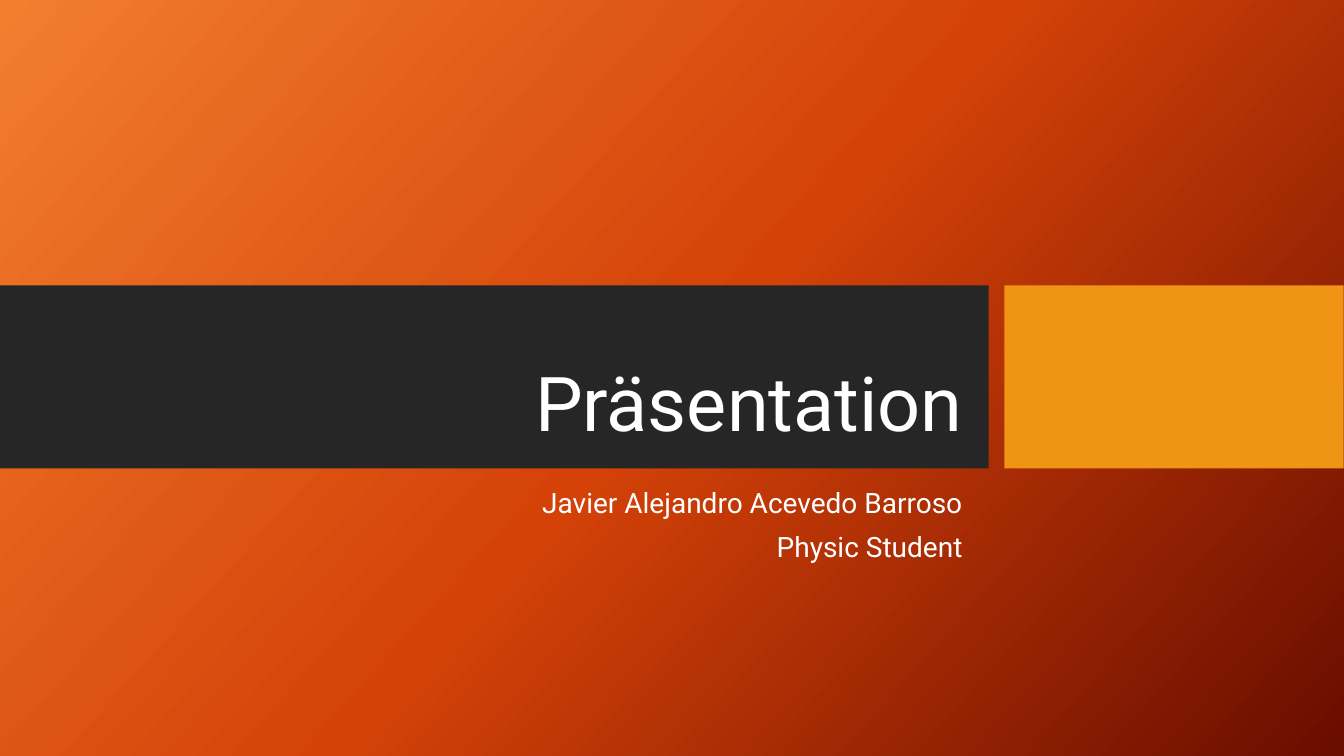
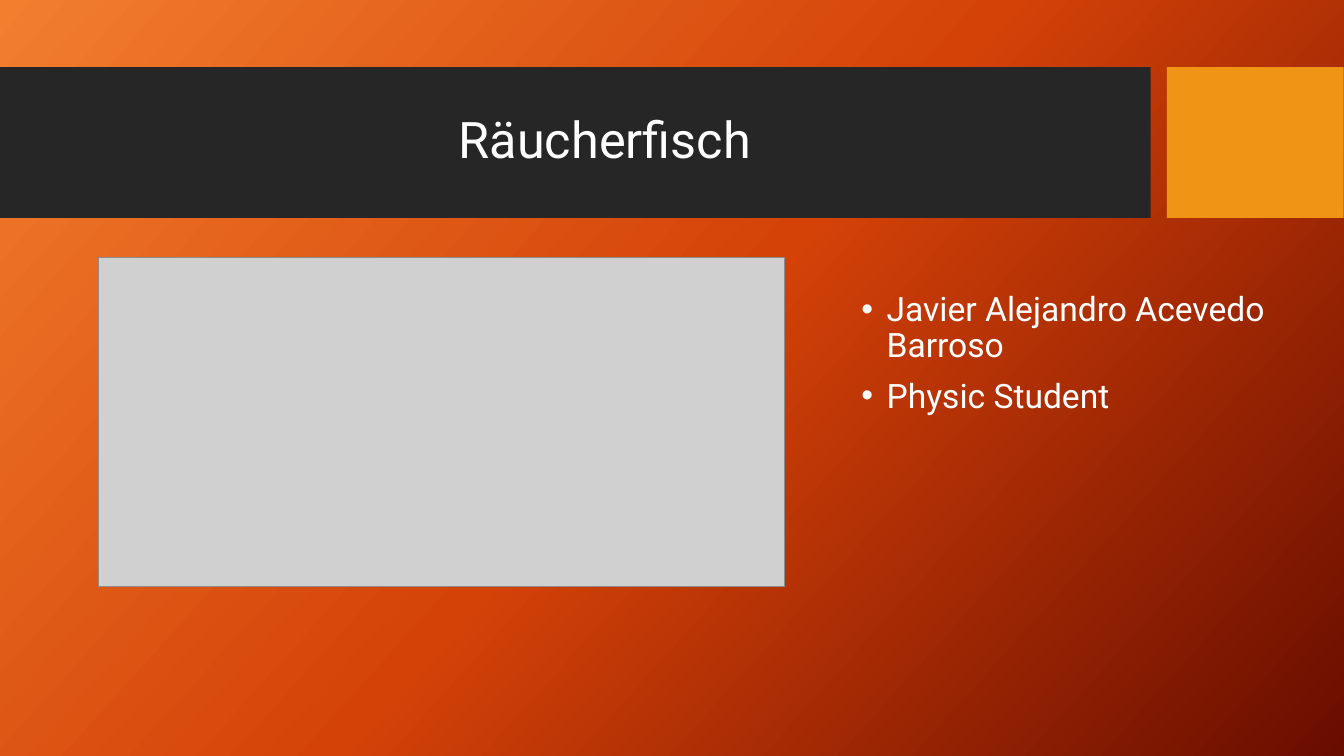
Before and after one commit to ClarkGuilty/2017, a slide deck: slide 1 of otrasMaterias/Präsentation.pptx. Drawn at 1344x756 pixels with LibreOffice and Linux fonts; fonts in the diff are those of the drawing; grey boxes stand for pictures; background and template pictures are left out. Boxes give left, top, right and bottom in pixels: in the first picture for what was removed or moved away, otherwise in the second. Text is boxed around its words. In the diff, an @@ line names an element or a change of style, - is before the commit and + after.

```diff
--- a/otrasMaterias/Präsentation.pptx
+++ b/otrasMaterias/Präsentation.pptx
@@ rectangle: place and size @@
-rectangle at bbox=[0, 285, 989, 469]
+rectangle at bbox=[0, 68, 1150, 219]
@@ rectangle added at bbox=[1168, 68, 1344, 219], fill #F09415 @@
@@ title added at bbox=[459, 119, 751, 159], 36 pt, text #FFFFFF @@
+Räucherfisch
@@ picture added at bbox=[98, 258, 784, 587] @@
@@ text "Javier Alejandro Acevedo Barroso": place and size @@
-text "Javier Alejandro Acevedo Barroso" at bbox=[542, 492, 963, 563]
+text "Javier Alejandro Acevedo Barroso" at bbox=[887, 295, 1264, 415]
@@ text "Javier Alejandro Acevedo Barroso" at bbox=[887, 295, 1264, 415]: size 20 to 24 pt; alignment right to left; bullet none to • @@
@@ rectangle removed at bbox=[1004, 285, 1344, 469] @@
@@ title removed at bbox=[535, 376, 962, 432] @@
-Präsentation
```
Also in this commit, not shown: 3 other slides changed, 1 slide removed, 7 other files.
